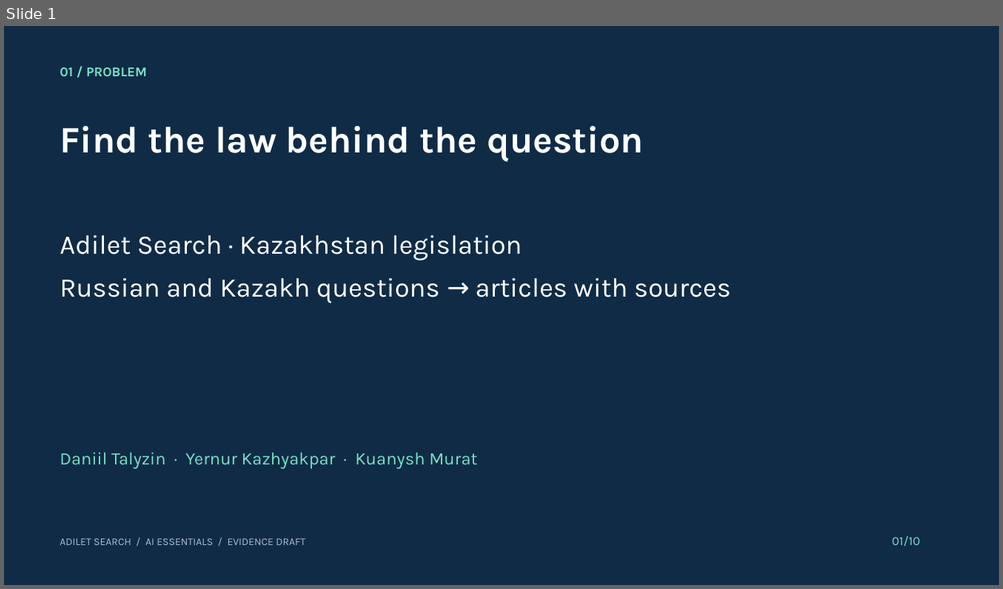
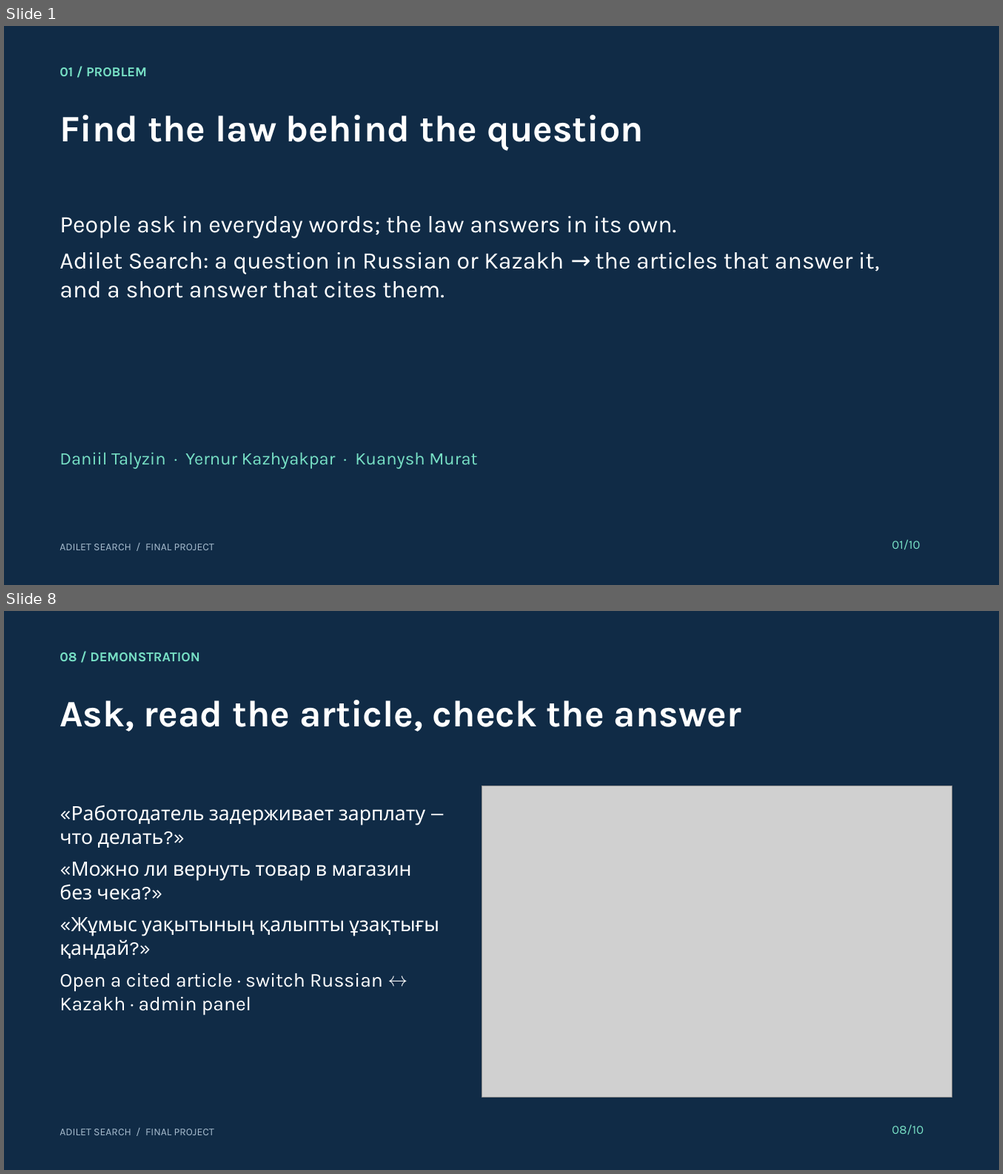
Before and after one commit to R0onen/adilet-search, a slide deck: docs/presentation/final_deck.pptx. Shown one above the other, each under a label of ours: slide 1 before the commit, slides 1 and 8 after it; the slides between them are not shown. The pictures are 1003x589 and 1003x1174 pixels, drawn with LibreOffice and Linux fonts; fonts in the diff are those of the drawing; grey boxes stand for pictures. Boxes give left, top, right and bottom in pixels: in the first picture for what was removed or moved away, otherwise in the second. Text is boxed around its words. In the diff, an @@ line names an element or a change of style, - is before the commit and + after.

```diff
--- a/docs/presentation/final_deck.pptx
+++ b/docs/presentation/final_deck.pptx
@@ slide 8 added at [4,611,999,1170], background #102B46 @@
@@ text added at [60,652,199,661], 13 pt, text #78E1C6, bold @@
+08 / DEMONSTRATION
@@ text added at [60,700,741,732], 36 pt, text #FFFFFF, bold @@
+Ask, read the article, check the answer
@@ picture added at [481,786,951,1097] @@
@@ text added at [60,805,439,1016], 19 pt, text #FFFFFF @@
+«Работодатель задерживает зарплату — что делать?»
+«Можно ли вернуть товар в магазин без чека?»
+«Жұмыс уақытының қалыпты ұзақтығы қандай?»
+Open a cited article · switch Russian ↔ Kazakh · admin panel
@@ text added at [60,1129,214,1136], 10 pt, text #A9BED0 @@
+ADILET SEARCH / FINAL PROJECT
@@ text added at [891,1125,923,1135], 12 pt, text #78E1C6 @@
+08/10
@@ slide 1 changed as well @@
@@ text "Find the law behind the ..." at [60,115,643,150]: less space between paragraphs @@
@@ text "Find the law behind the ...": place and size @@
-text "Find the law behind the ..." at [60,126,643,161]
+text "Find the law behind the ..." at [60,115,643,150]
@@ text at [60,216,879,298]: text changed; size 26 to 23 pt @@
-Adilet Search · Kazakhstan legislation
-Russian and Kazakh questions → articles with sources
+People ask in everyday words; the law answers in its own.
+Adilet Search: a question in Russian or Kazakh → the articles that answer it, and a short answer that cites them.
@@ text "01/10" at [891,540,919,550]: less space between paragraphs @@
@@ text at [60,544,214,551]: text changed @@
-ADILET SEARCH / AI ESSENTIALS / EVIDENCE DRAFT
+ADILET SEARCH / FINAL PROJECT
```
Also in this commit, not shown: 1 other slide changed, 7 other slides added, 8 slides removed, 29 other files.
